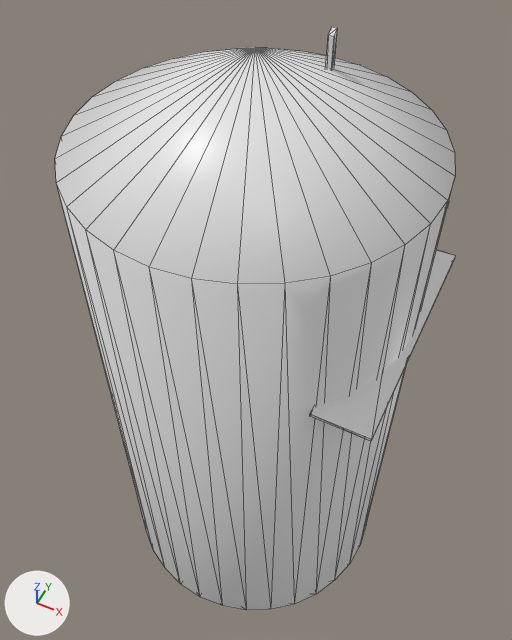
One commit to the glTF model assets/level5.glb: the scene before it, then after it.
Both versions are drawn from a 50 mm lens placed at (31.2, -62.3, 120.1), pointed at (-1.4, 3.0, 38.5). Arrows for +X, +Y and +Z are at lower left; the lights stay in place. Mesh edges are drawn as thin lines. Objects named as collision shapes, trigger or cutter boxes, shadow casters or lower levels of detail are left out. Where no turn or scale is listed for an object, it has been applied to the vertices. Vertices at the same position are counted once.

The first picture shows 'Cube', 'landingplat-col.001', 'walls-col'.
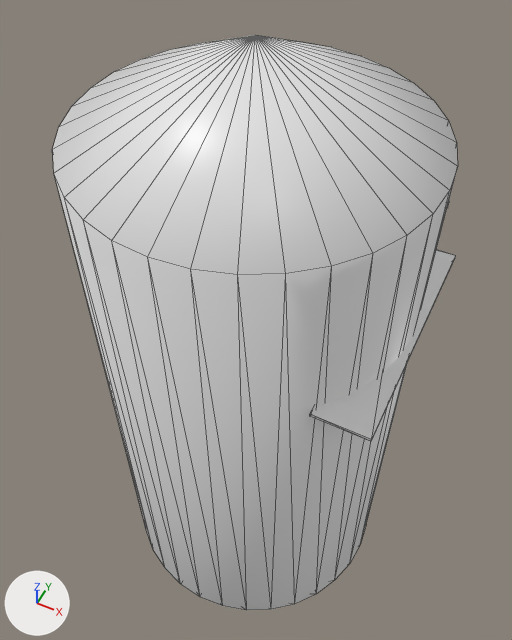
Pixel boxes [x1, y1, x2, y2] of what changed, in the pictures (512 x 640 px):
'walls-col', reshaped
    before: [55, 47, 455, 610]
    after: [52, 35, 458, 610]
'Cube', deleted
    before: [326, 27, 338, 70]

Diff of the bpy script that builds the scene:
```diff
--- a/assets/level5.glb.py
+++ b/assets/level5.glb.py
@@ me_cylinder_010 @@
 me_cylinder_010.from_pydata(...)  # 130 vertices, 256 faces; spans x -22.7..22.7, y -22.7..22.7, z -22.7..73.4
 # used by ob_walls_col; location = (0.0, 0.0, 10.9)
+# me_cylinder_010 part 1: all 66 vertices in x -22.7..22.7, y -22.7..22.7, z 58.3..73.4 are moved by (0.0, 0.0, 1.3)
 me_cylinder_010.materials.append(mat_material)
@@ ob_cube @@
-ob_cube = bpy.data.objects.new('Cube', me_cube_030)
-ob_cube.location = (5.1, 8.7, 73.4)
```
